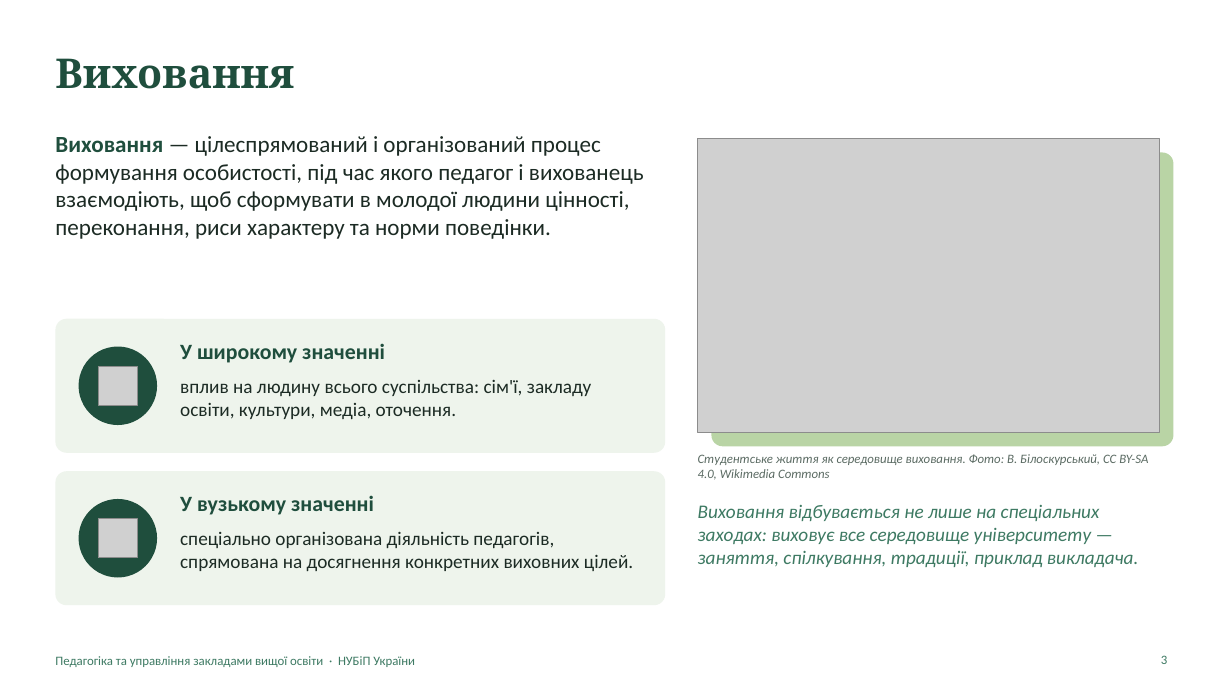
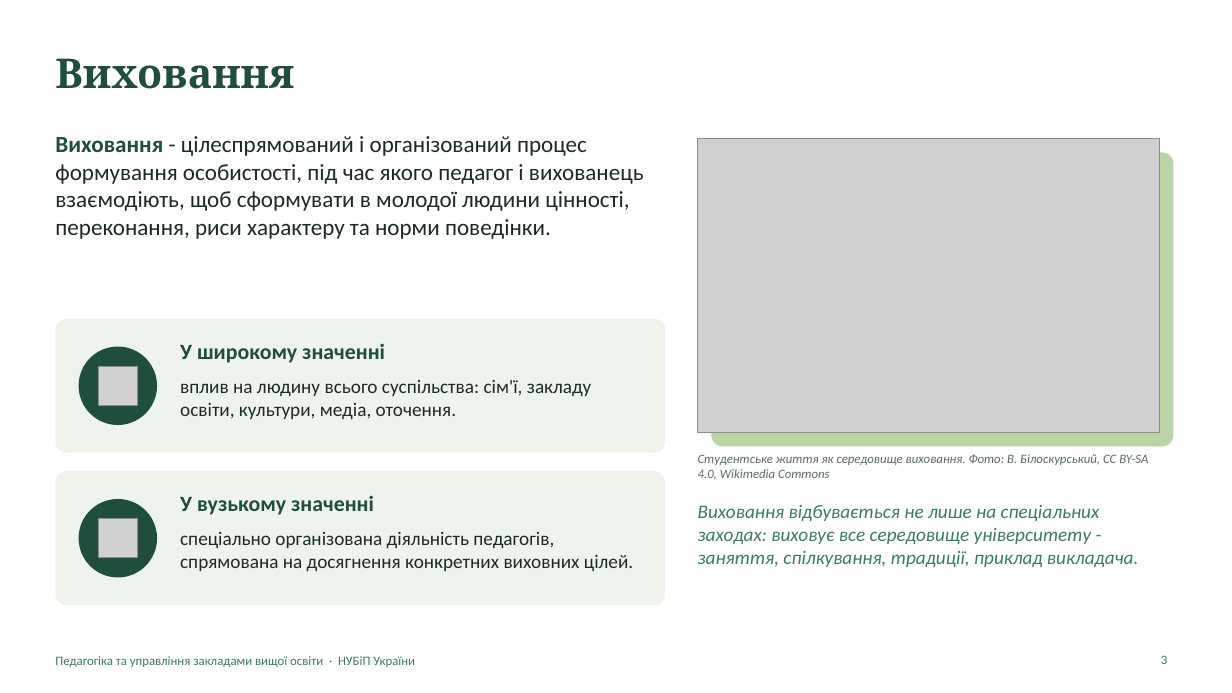
Before and after one commit to mzachepylo-png/kafedra, a slide deck: slide 3 of tmp/Vykhovannia_prezentatsiia.pptx. Drawn at 1232x693 pixels with LibreOffice and Linux fonts; fonts in the diff are those of the drawing; grey boxes stand for pictures. Boxes give left, top, right and bottom in pixels: in the first picture for what was removed or moved away, otherwise in the second. Text is boxed around its words. In the diff, an @@ line names an element or a change of style, - is before the commit and + after.

```diff
--- a/tmp/Vykhovannia_prezentatsiia.pptx
+++ b/tmp/Vykhovannia_prezentatsiia.pptx
@@ text at box(55, 136, 644, 239): text changed @@
-Виховання — цілеспрямований і організований процес формування особистості, під час якого педагог і вихованець взаємодіють, щоб сформувати в молодої людини цінності, переконання, риси характеру та норми поведінки.
+Виховання - цілеспрямований і організований процес формування особистості, під час якого педагог і вихованець взаємодіють, щоб сформувати в молодої людини цінності, переконання, риси характеру та норми поведінки.
@@ text at box(698, 505, 1138, 567): text changed @@
-Виховання відбувається не лише на спеціальних заходах: виховує все середовище університету — заняття, спілкування, традиції, приклад викладача.
+Виховання відбувається не лише на спеціальних заходах: виховує все середовище університету - заняття, спілкування, традиції, приклад викладача.
```
Also in this commit, not shown: 11 other slides changed, 1 other file.
